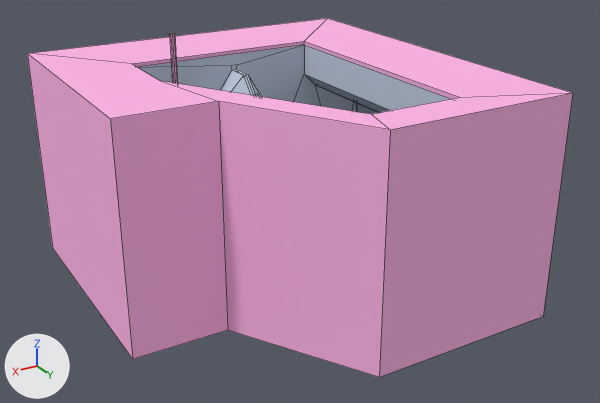
Two versions of the Blender file assets/lvl/Refinery.blend, one commit apart.
Camera for both pictures: a camera (50 mm lens) standing at (97.9, 190.3, 98.9) and looking at (-1.9, 24.0, 15.8). The lights are fixed; the arrows at lower left show +X, +Y and +Z. Mesh edges are drawn as thin lines.

The older version as bpy lines, for what is in view:
```python
me_cube = bpy.data.meshes.new('Cube')
me_cube.from_pydata(...)  # 1064 vertices, 883 faces, 4 loose edges; spans x -40.4..42.0, y -26.1..67.4, z -8.0..57.5
# faces by material slot: [805, 78]
me_cube.materials.append(mat_accessible)  # light grey #c6d1e2
me_cube.materials.append(mat_inaccessible)  # pink #ffb6e7
me_cube_001 = bpy.data.meshes.new('Cube.001')
me_cube_001.from_pydata(...)  # 17 vertices, 11 faces; spans x -46.9..46.9, y -50.1..50.1, z -28.5..28.5
me_cube_001.materials.append(mat_inaccessible)  # pink #ffb6e7
# before: 5 (3.1, 50.1, 28.5) at pixel (390, 129), 6 (22.9, 15.7, 28.5) at pixel (218, 101), 8 (46.9, 15.7, 28.5) at pixel (110, 118), 11 (3.1, 50.1, -28.5) at pixel (379, 377), 12 (22.9, 15.7, -28.5) at pixel (227, 330)
# before: 13 (46.7, -50.1, -28.5) at pixel (52, 248), 14 (46.9, 15.7, -28.5) at pixel (132, 359), 15 (-46.9, -50.1, -28.5), 16 (-46.9, 50.1, -28.5) at pixel (543, 316)
ob_cube = bpy.data.objects.new('Cube', me_cube)
ob_cube.location = (0.0, 0.0, 0.0)
ob_cube_001 = bpy.data.objects.new('Cube.001', me_cube_001)
ob_cube_001.location = (1.3, 18.2, 20.0)
```
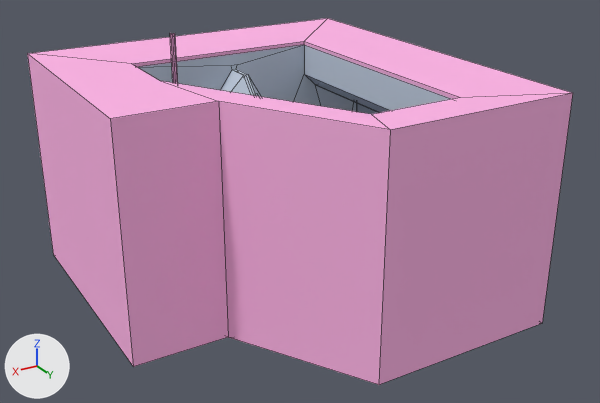
The change in detail:
me_cube_001 has 17 vertices, 11 faces and spans x -46.9..46.9, y -50.1..50.1, z -28.5..28.5.
me_cube_001 is used by ob_cube_001; location (1.3, 18.2, 20.0).
Verts and faces of me_cube_001; kept vertices keep their numbers, new ones are numbered from 17.
Part 1, on me_cube_001:
Vertices deleted: 12 (with the faces that use them).
Vertices 11, 13 to 16 move by (0.0, 0.0, -2.0).
New vertex 17 is at (22.9, 15.7, -30.5), pixel (228, 337).
New faces: (6, 8, 14, 17), (5, 6, 17, 11), (11, 17, 16), (13, 17, 14), (15, 16, 17), (13, 15, 17).

Pixel boxes [x1, y1, x2, y2] of what changed, in the pictures (600 x 403 px):
'Cube.001', reshaped
    before: [27, 18, 573, 377]
    after: [27, 18, 573, 385]
part 1 of me_cube_001, built on
    before: [43, 172, 544, 377]
    after: [43, 172, 544, 385]
